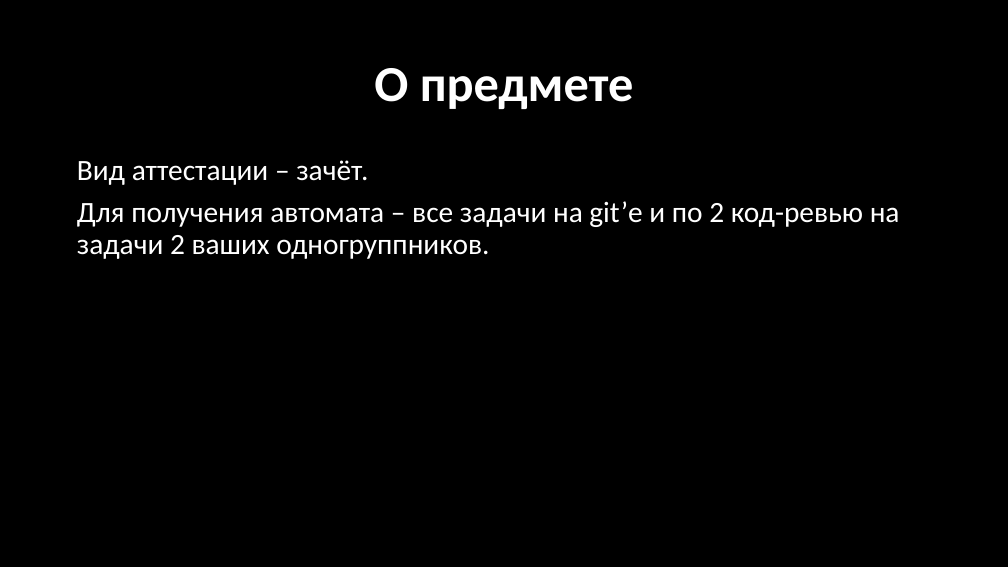
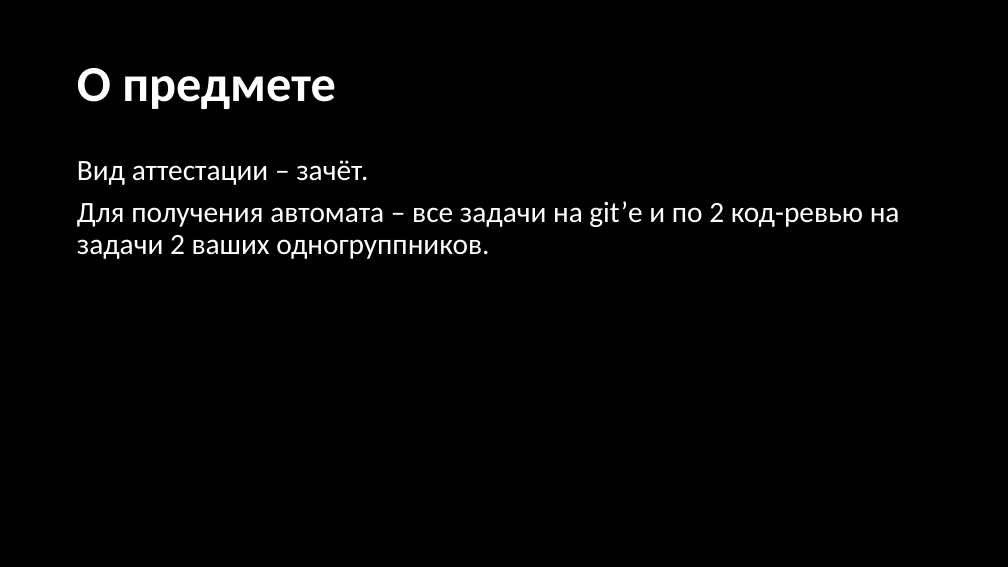
Before and after one commit to stsdmchv/OP-2021, a slide deck: slide 4 of Занятие 1.pptx. Drawn at 1008x567 pixels with LibreOffice and Linux fonts; fonts in the diff are those of the drawing. Boxes give left, top, right and bottom in pixels: in the first picture for what was removed or moved away, otherwise in the second. Text is boxed around its words. In the diff, an @@ line names an element or a change of style, - is before the commit and + after.

```diff
--- a/Занятие 1.pptx
+++ b/Занятие 1.pptx
@@ title "О предмете" at <box>77,68,336,109</box>: alignment centre to left @@
```
Also in this commit, not shown: 6 other slides changed, 6 slides added.
